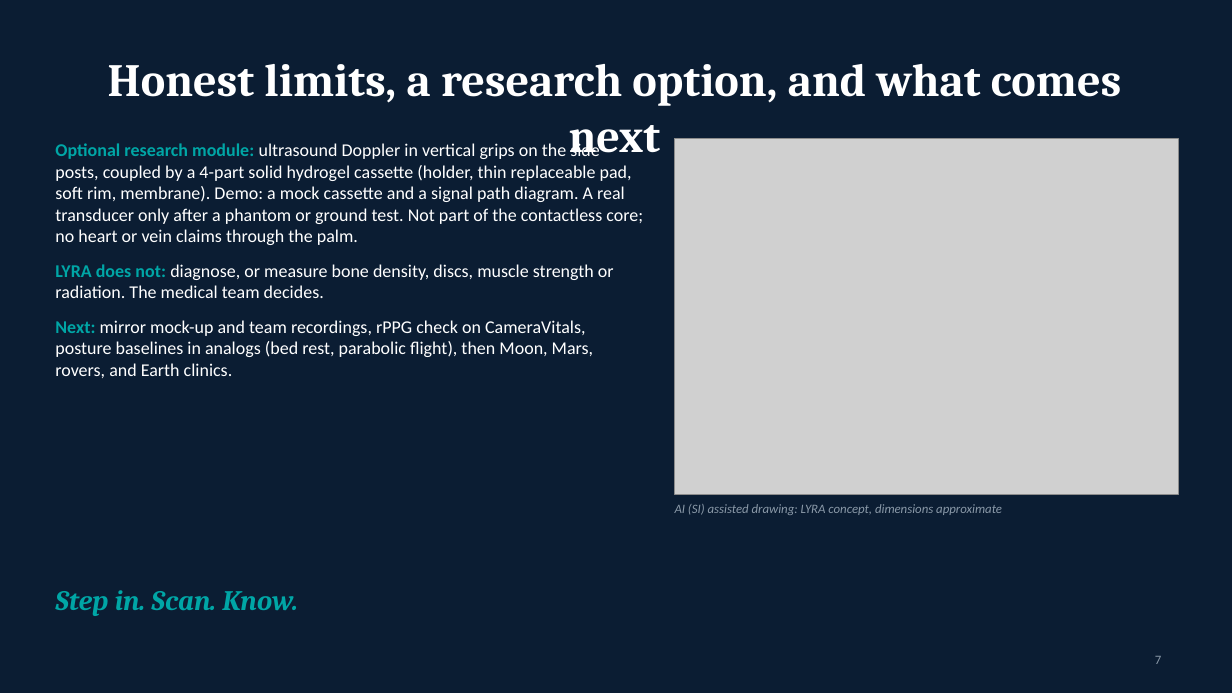
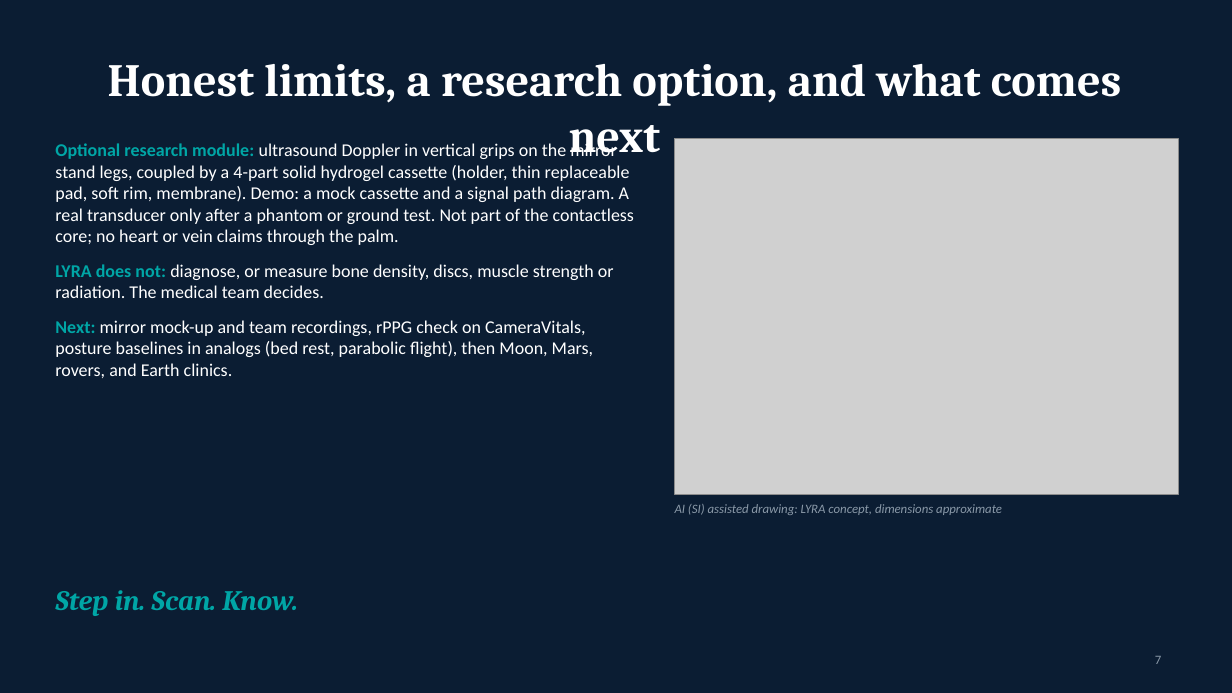
Before and after one commit to kaldor31/LYRA-NASA, a slide deck: slide 7 of docs/presentation/LYRA_deck.pptx. Drawn at 1232x693 pixels with LibreOffice and Linux fonts; fonts in the diff are those of the drawing; grey boxes stand for pictures. Boxes give left, top, right and bottom in pixels: in the first picture for what was removed or moved away, otherwise in the second. Text is boxed around its words. In the diff, an @@ line names an element or a change of style, - is before the commit and + after.

```diff
--- a/docs/presentation/LYRA_deck.pptx
+++ b/docs/presentation/LYRA_deck.pptx
@@ text at box(55, 141, 634, 245): text changed @@
-Optional research module: ultrasound Doppler in vertical grips on the side posts, coupled by a 4-part solid hydrogel cassette (holder, thin replaceable pad, soft rim, membrane). Demo: a mock cassette and a signal path diagram. A real transducer only after a phantom or ground test. Not part of the contactless core; no heart or vein claims through the palm.
+Optional research module: ultrasound Doppler in vertical grips on the mirror stand legs, coupled by a 4-part solid hydrogel cassette (holder, thin replaceable pad, soft rim, membrane). Demo: a mock cassette and a signal path diagram. A real transducer only after a phantom or ground test. Not part of the contactless core; no heart or vein claims through the palm.
```
Also in this commit, not shown: 12 other files.
